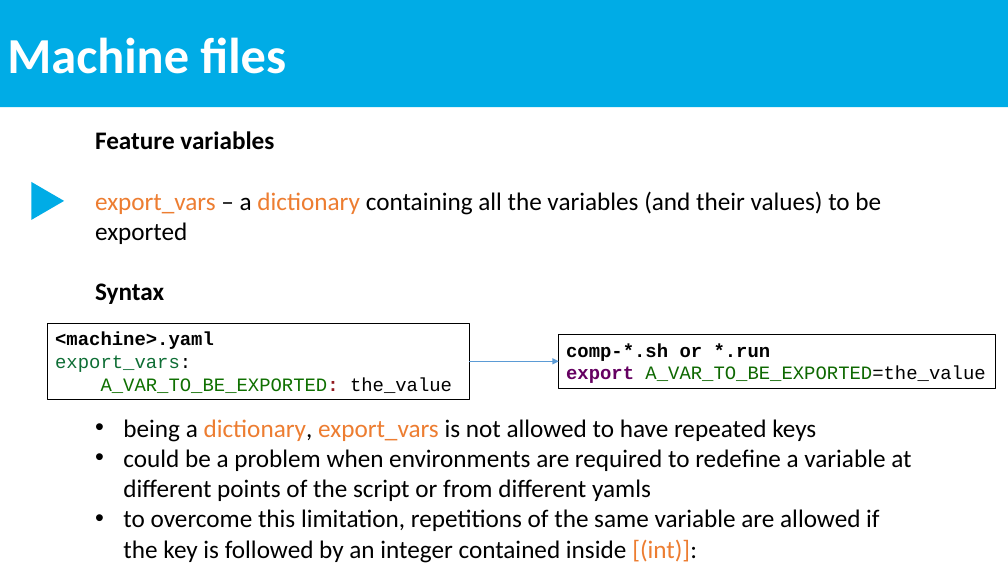
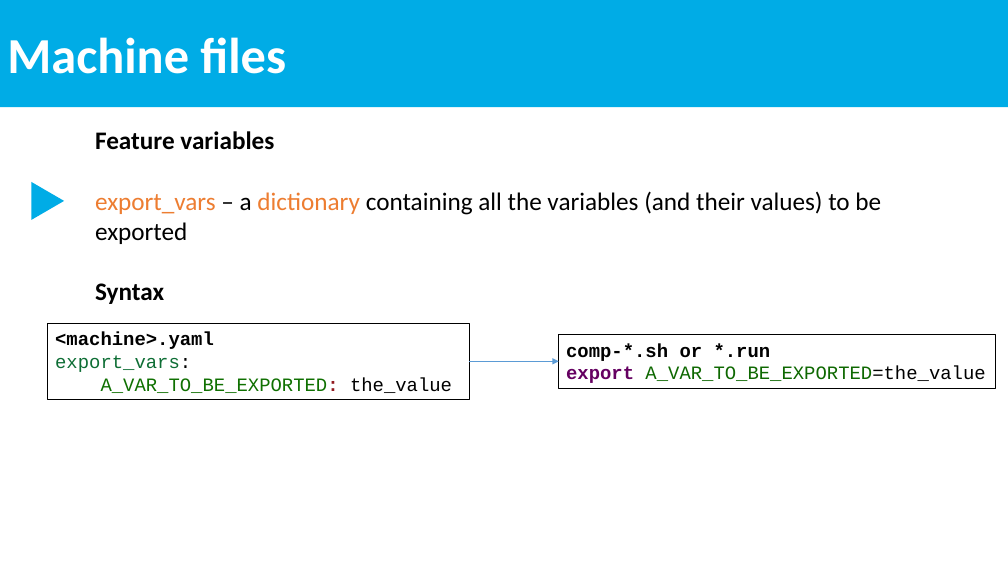
Before and after one commit to esm-tools/workshops, a slide deck: slide 6 of PalMod2022/docs/ppt/7_esm_environment_and_machine_files.pptx. Drawn at 1008x567 pixels with LibreOffice and Linux fonts; fonts in the diff are those of the drawing. Boxes give left, top, right and bottom in pixels: in the first picture for what was removed or moved away, otherwise in the second. Text is boxed around its words. In the diff, an @@ line names an element or a change of style, - is before the commit and + after.

```diff
--- a/PalMod2022/docs/ppt/7_esm_environment_and_machine_files.pptx
+++ b/PalMod2022/docs/ppt/7_esm_environment_and_machine_files.pptx
@@ text at (123,419,911,563): paragraphs removed @@
-• being a dictionary, export_vars is not allowed to have repeated keys
-• could be a problem when environments are required to redefine a variable at different points of the script or from different yamls
-• to overcome this limitation, repetitions of the same variable are allowed if the key is followed by an integer contained inside [(int)]:
```
Also in this commit, not shown: 1 other slide changed, 4 other files.
